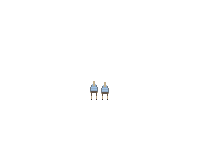
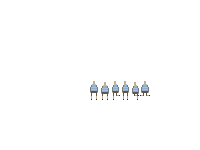
Before/after of a w=200, h=150 layered artwork. What changed in the layer stack:
painted on "head" over [112, 81, 150, 100]
